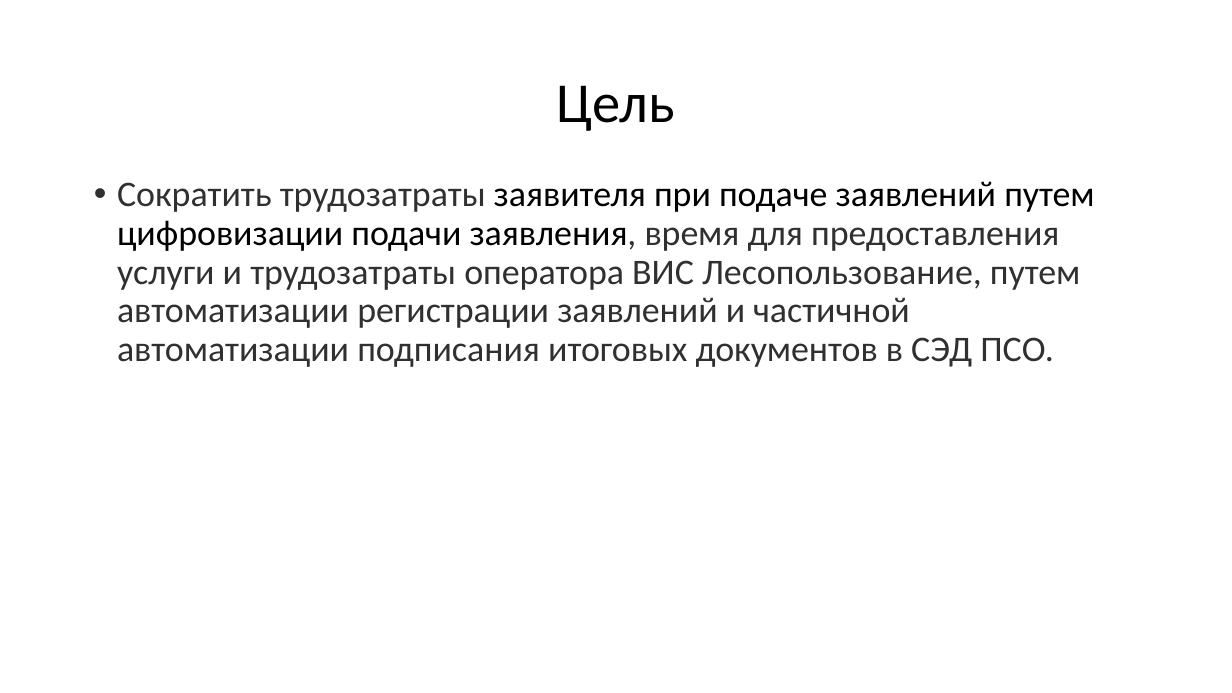
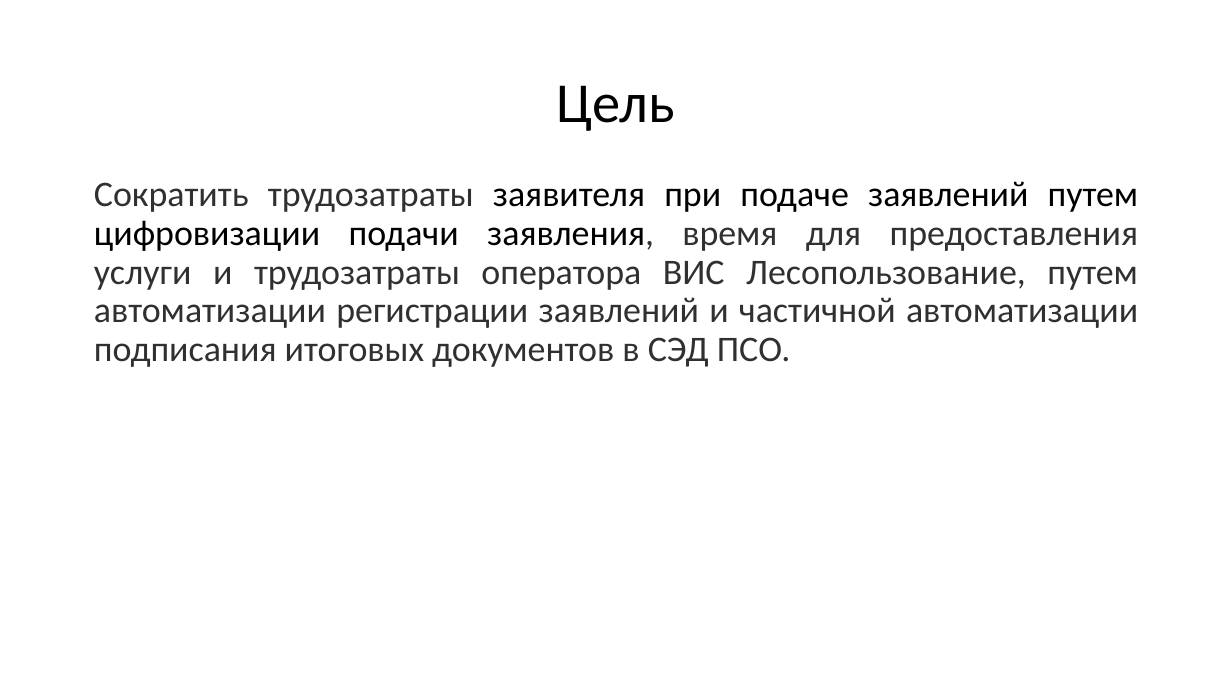
Before and after one commit to mcdodik20008/docs, a slide deck: slide 10 of база-знаний/Презентация.pptx (slide 11 before the commit). Drawn at 1232x693 pixels with LibreOffice and Linux fonts; fonts in the diff are those of the drawing. Boxes give left, top, right and bottom in pixels: in the first picture for what was removed or moved away, otherwise in the second. Text is boxed around its words. In the diff, an @@ line names an element or a change of style, - is before the commit and + after.

```diff
--- a/база-знаний/Презентация.pptx
+++ b/база-знаний/Презентация.pptx
@@ text "Сократить трудозатраты заявителя при подаче ..." at <box>94,181,1138,367</box>: alignment left to justified; bullet • to none @@
```
Also in this commit, not shown: 5 other slides changed, 1 slide removed, 2 other files.
